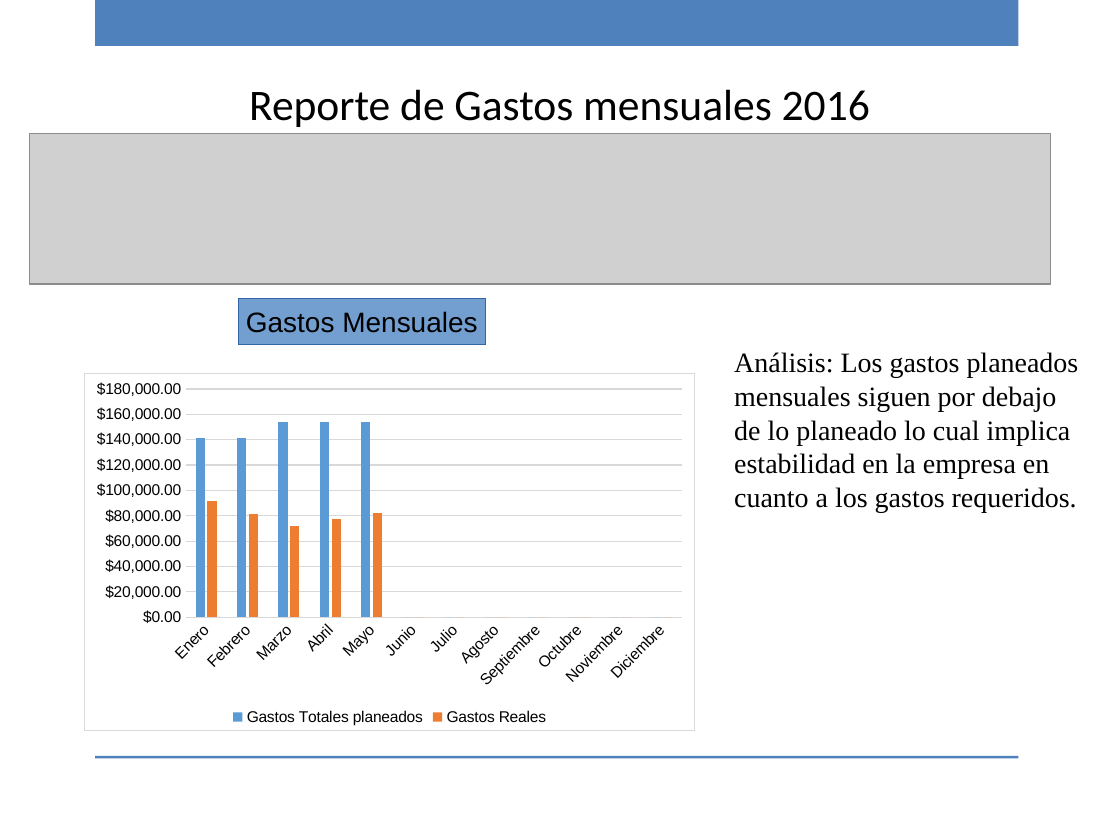
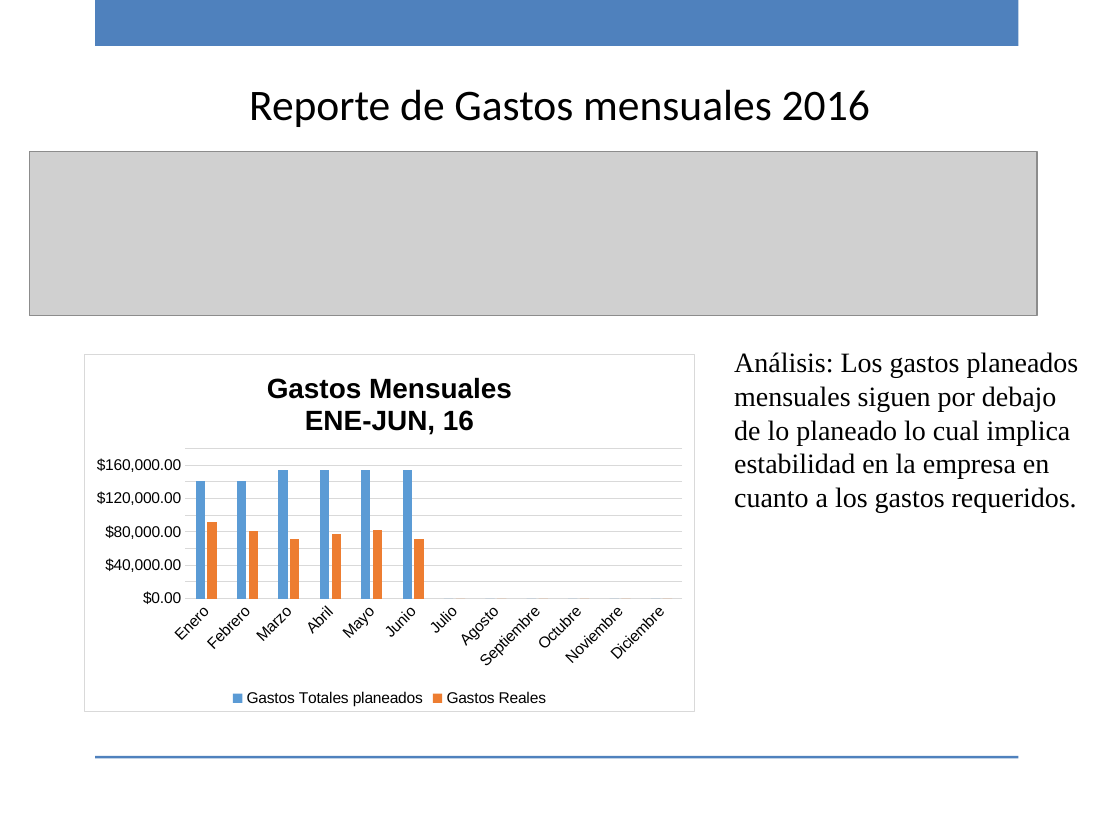
Before and after one commit to ricardo-novelasos/SOSQTP, a slide deck: slide 4 of Proyectos/2016/Métricas y monitoreo/Reporte_monitoreo_2016.pptx. Drawn at 1120x840 pixels with LibreOffice and Linux fonts; fonts in the diff are those of the drawing; grey boxes stand for pictures; background and template pictures are left out. Boxes give left, top, right and bottom in pixels: in the first picture for what was removed or moved away, otherwise in the second. Text is boxed around its words. In the diff, an @@ line names an element or a change of style, - is before the commit and + after.

Commit message:
Reporte de monitores mes de junio

```diff
--- a/Proyectos/2016/Métricas y monitoreo/Reporte_monitoreo_2016.pptx
+++ b/Proyectos/2016/Métricas y monitoreo/Reporte_monitoreo_2016.pptx
@@ picture: place and size @@
-picture at <box>29,134,1051,284</box>
+picture at <box>29,151,1037,316</box>
@@ rectangle removed at <box>239,299,485,345</box> @@
-Gastos Mensuales
@@ column chart at <box>84,354,696,712</box> @@
@@ title "Gastos Mensuales ENE-JUN, 16" added @@
@@ Gastos Totales planeados, Junio: 0 to 154000 @@
@@ Gastos Reales, Junio: 0 to 72000 @@
@@ column chart: place and size @@
-column chart at <box>84,373,696,731</box>
+column chart at <box>84,354,696,712</box>
```
Also in this commit, not shown: 18 other slides changed, 2 slides added, 2 slides removed, 2 other files.
